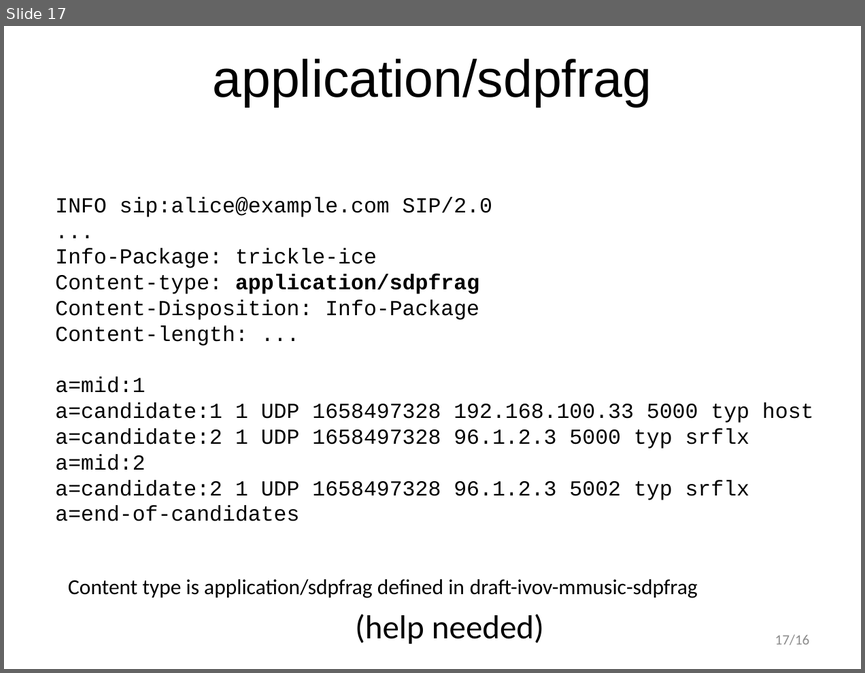
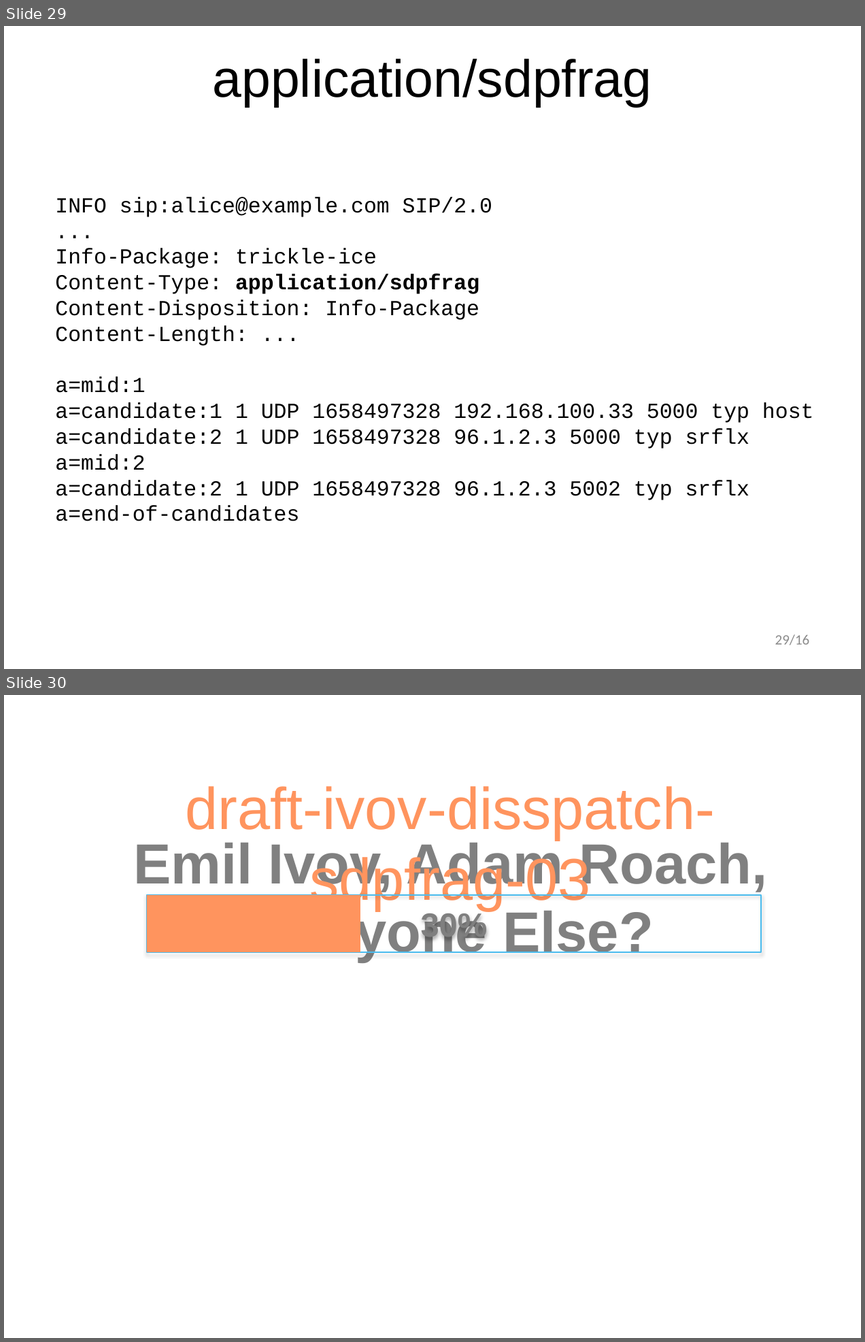
Before and after one commit to emcho/trickle-ice, a slide deck: slides/trickle-ice-iet87-berlin.pptx. Shown one above the other, each under a label of ours: slide 17 before the commit, slides 29 and 30 after it. The pictures are 865x673 and 865x1342 pixels, drawn with LibreOffice and Linux fonts; fonts in the diff are those of the drawing. Boxes give left, top, right and bottom in pixels: in the first picture for what was removed or moved away, otherwise in the second. Text is boxed around its words. In the diff, an @@ line names an element or a change of style, - is before the commit and + after.

```diff
--- a/slides/trickle-ice-iet87-berlin.pptx
+++ b/slides/trickle-ice-iet87-berlin.pptx
@@ slide 30 added at (x1=4, y1=695, x2=861, y2=1338), background #FFFFFF @@
@@ text added at (x1=186, y1=786, x2=715, y2=911), 49.5 pt, text #FF945E @@
+draft-ivov-disspatch-sdpfrag-03
@@ text added at (x1=133, y1=838, x2=767, y2=962), 47.5 pt, text #808080, bold @@
+Emil Ivov, Adam Roach, Anyone Else?
@@ rectangle added at (x1=147, y1=895, x2=762, y2=952), outline #4BBCEE 0.75 pt, 28 pt, text #7F7F7F, bold @@
+30%
@@ rectangle added at (x1=147, y1=895, x2=360, y2=952), fill #FF945E @@
@@ what was slide 17 is now slide 29 @@
@@ slide 29 changed as well @@
@@ text at (x1=55, y1=274, x2=479, y2=294): text changed @@
-Content-type: application/sdpfrag
+Content-Type: application/sdpfrag
@@ text at (x1=55, y1=325, x2=248, y2=346): text changed @@
-Content-length: ...
+Content-Length: ...
@@ text removed at (x1=68, y1=579, x2=698, y2=643) @@
-Content type is application/sdpfrag defined in draft-ivov-mmusic-sdpfrag
-(help needed)
@@ page number at (x1=775, y1=634, x2=810, y2=645): text changed @@
-17/16
+29/16
```
Also in this commit, not shown: 2 other slides changed, 26 other slides added, 11 slides removed, 11 other files.
